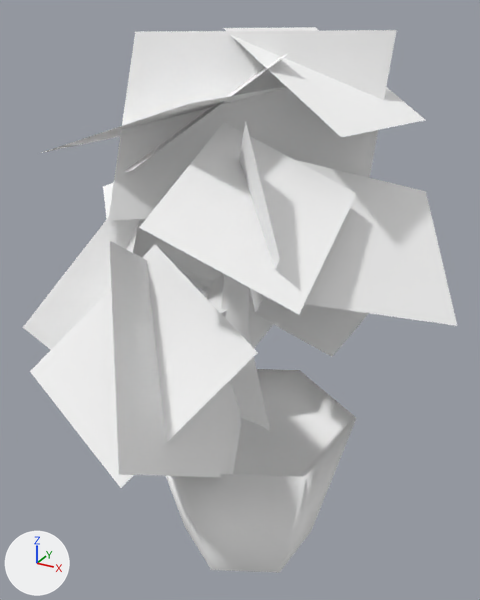
An edit to the glTF model public/3d/item/model__item__shop.ofs_3734_0/3734kg_pl_00.gltf, drawn before and after from the same camera.
The view is the same before and after, from a 50 mm lens placed at (0.647, -1.219, 1.269), pointed at (-0.027, 0.007, 0.656). The axes (+X, +Y, +Z) are drawn at lower left. The lights are the same throughout. The picture after the commit comes second.

The older version as bpy lines, for what is in view:
```python
mat_kg_pl_00_0 = principled_material('kg_pl_00_0')
mat_kg_pl_00_0.base_color = (1.0, 1.0, 1.0)  # white #ffffff
mat_kg_pl_00_0.roughness = 1.0
mat_kg_pl_00_1 = principled_material('kg_pl_00_1')
mat_kg_pl_00_1.base_color = (1.0, 1.0, 1.0)  # white #ffffff
mat_kg_pl_00_1.roughness = 1.0
mat_kg_pl_00_2 = principled_material('kg_pl_00_2')
mat_kg_pl_00_2.base_color = (1.0, 1.0, 1.0)  # white #ffffff
mat_kg_pl_00_2.roughness = 1.0
mat_kg_pl_00_3 = principled_material('kg_pl_00_3')
mat_kg_pl_00_3.base_color = (1.0, 1.0, 1.0)  # white #ffffff
mat_kg_pl_00_3.roughness = 1.0
me_3734kg_pl_00 = bpy.data.meshes.new('3734kg_pl_00')
me_3734kg_pl_00.from_pydata(...)  # 88 vertices, 68 faces; spans x -0.577..0.441, y -0.53..0.458, z 0.0..1.23
# faces by material slot: [30, 8, 12, 18]
me_3734kg_pl_00.materials.append(mat_kg_pl_00_1)  # white #ffffff
me_3734kg_pl_00.materials.append(mat_kg_pl_00_0)  # white #ffffff
me_3734kg_pl_00.materials.append(mat_kg_pl_00_2)  # white #ffffff
me_3734kg_pl_00.materials.append(mat_kg_pl_00_3)  # white #ffffff
ob_3734kg_pl_00 = bpy.data.objects.new('3734kg_pl_00', me_3734kg_pl_00)
ob_3734kg_pl_00.location = (0.0, 0.0, 0.0)
```
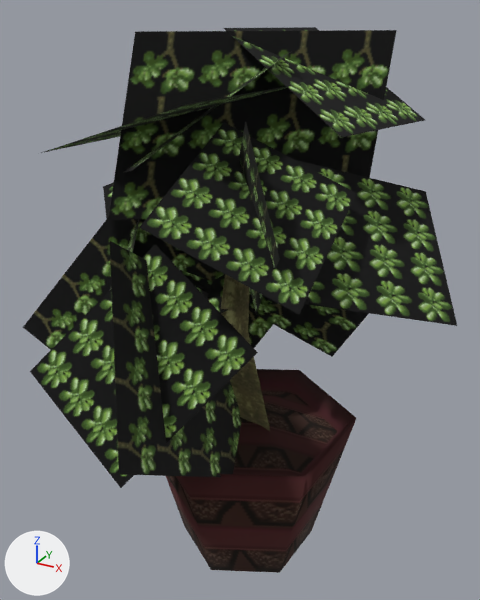
What the commit changed:
Picture 'pl_00_3' (img_pl_00_3) is new.
Picture 'pl_00_2' (img_pl_00_2) is new.
Picture 'pl_00_0' (img_pl_00_0) is new.
Picture 'pl_00_1' (img_pl_00_1) is new.
In material 'kg_pl_00_1' (mat_kg_pl_00_1), base_color is no longer (1.0, 1.0, 1.0), white #ffffff.
In material 'kg_pl_00_1' (mat_kg_pl_00_1), texture is now set to img_pl_00_1.
In material 'kg_pl_00_0' (mat_kg_pl_00_0), base_color is no longer (1.0, 1.0, 1.0), white #ffffff.
In material 'kg_pl_00_0' (mat_kg_pl_00_0), texture is now set to img_pl_00_0.
In material 'kg_pl_00_2' (mat_kg_pl_00_2), base_color is no longer (1.0, 1.0, 1.0), white #ffffff.
In material 'kg_pl_00_2' (mat_kg_pl_00_2), texture is now set to img_pl_00_2.
In material 'kg_pl_00_3' (mat_kg_pl_00_3), base_color is no longer (1.0, 1.0, 1.0), white #ffffff.
In material 'kg_pl_00_3' (mat_kg_pl_00_3), texture is now set to img_pl_00_3.

Changed parts and their boxes (x1, y1, x2, y2) in the pictures (480 x 600 px):
'3734kg_pl_00', surface changed (darker): (23, 27, 457, 573) in both
